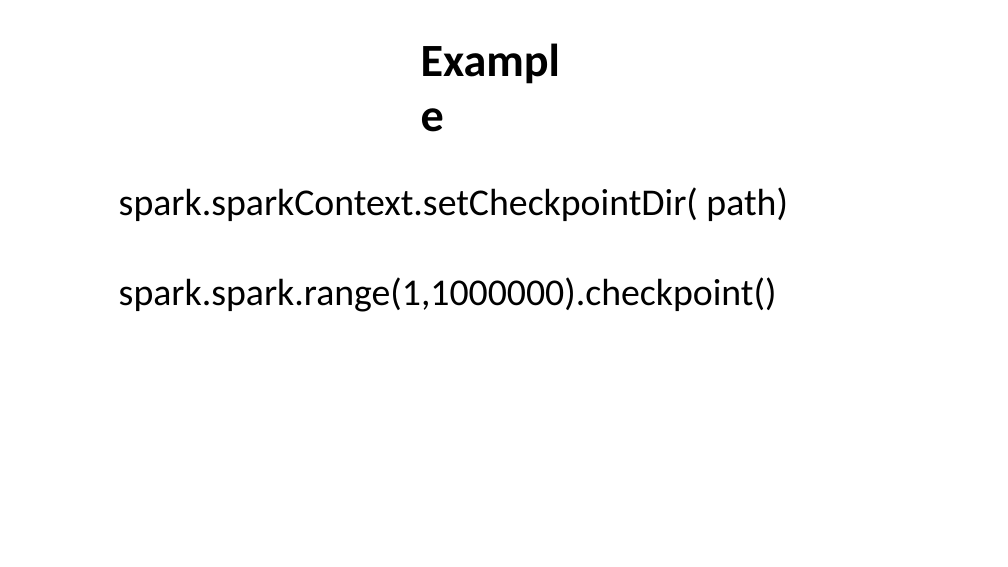
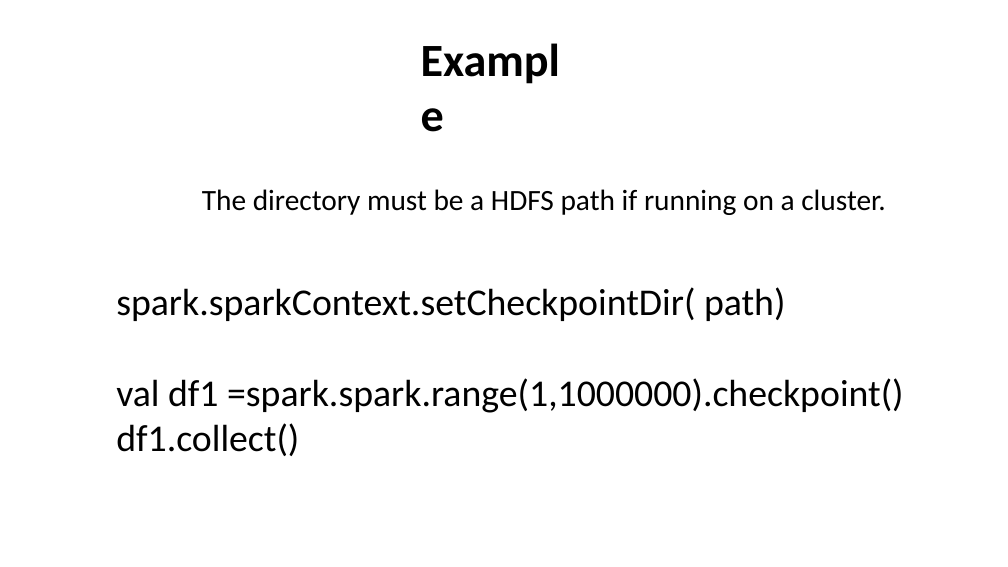
Before and after one commit to nkudinov/apache_spark_pptx, a slide deck: slide 2 of Spark_checkpoint.pptx. Drawn at 1008x567 pixels with LibreOffice and Linux fonts; fonts in the diff are those of the drawing. Boxes give left, top, right and bottom in pixels: in the first picture for what was removed or moved away, otherwise in the second. Text is boxed around its words. In the diff, an @@ line names an element or a change of style, - is before the commit and + after.

Commit message:
add more details about checkpoint

```diff
--- a/Spark_checkpoint.pptx
+++ b/Spark_checkpoint.pptx
@@ text added at <box>202,189,886,215</box>, 28 pt, text #000000 @@
+The directory must be a HDFS path if running on a cluster.
@@ text "spark.sparkContext.setCheckpointDir( path)": place and size @@
-text "spark.sparkContext.setCheckpointDir( path)" at <box>119,187,787,312</box>
+text "spark.sparkContext.setCheckpointDir( path)" at <box>116,287,904,456</box>
@@ text at <box>116,378,904,456</box>: text changed @@
-spark.spark.range(1,1000000).checkpoint()
+val df1 =spark.spark.range(1,1000000).checkpoint()
+df1.collect()
```
Also in this commit, not shown: 6 other slides changed, 5 slides added, 3 slides removed.
